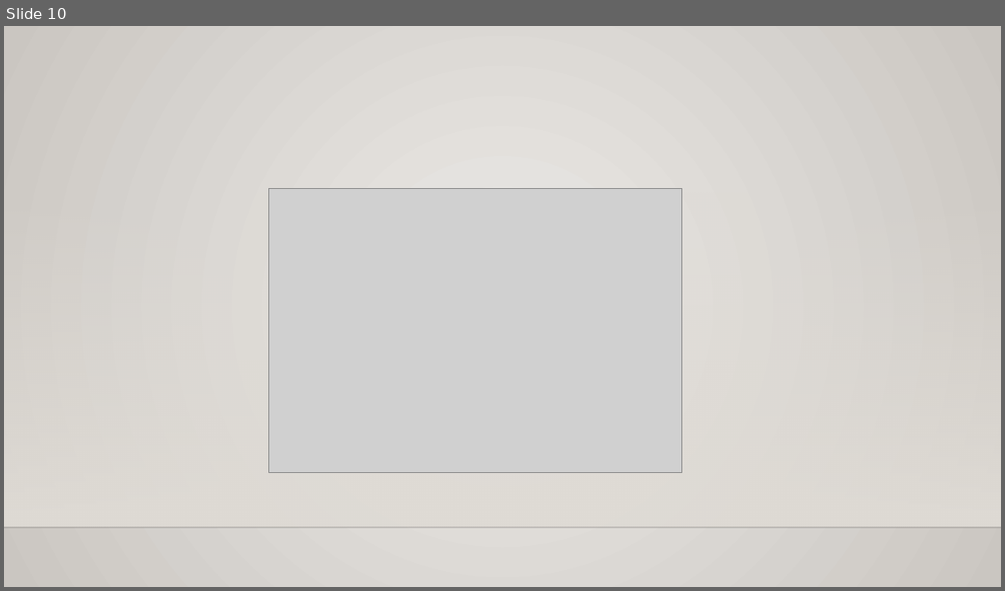
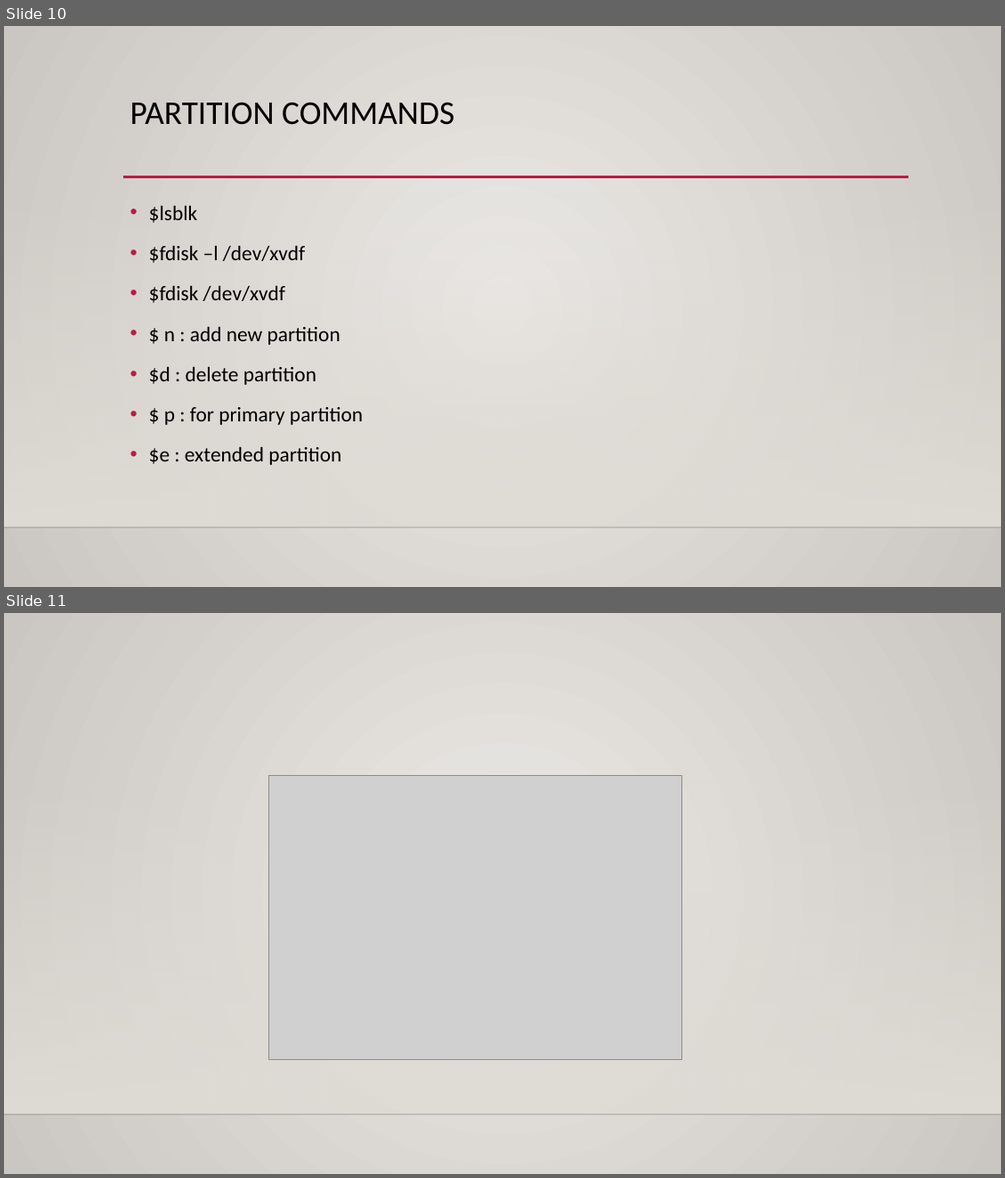
Before and after one commit to sushmithakongi/Infobell-Openshift-Daily-Work, a slide deck: Git And GitHub.pptx. Shown one above the other, each under a label of ours: slide 10 before the commit, slides 10 and 11 after it. The pictures are 1005x591 and 1005x1178 pixels, drawn with LibreOffice and Linux fonts; fonts in the diff are those of the drawing; grey boxes stand for pictures; background and template pictures are left out. Boxes give left, top, right and bottom in pixels: in the first picture for what was removed or moved away, otherwise in the second. Text is boxed around its words. In the diff, an @@ line names an element or a change of style, - is before the commit and + after.

```diff
--- a/Git And GitHub.pptx
+++ b/Git And GitHub.pptx
@@ slide 10 added at [4,26,1001,587], background gradient #ECEAE7 to #CAC7C1; not listed: 2 template elements that a slide beside it also shows @@
@@ title added at [130,102,454,125], 32 pt, text #000000 @@
+PARTITION COMMANDS
@@ line added from (123, 177) to (909, 177), #B71E42 2.5 pt @@
@@ text added at [149,205,363,465], 20 pt, text #000000 @@
+• $lsblk
+• $fdisk –l /dev/xvdf
+• $fdisk /dev/xvdf
+• $ n : add new partition
+• $d : delete partition
+• $ p : for primary partition
+• $e : extended partition
@@ what was slide 10 is now slide 11 @@
```
Also in this commit, not shown: 2 slides changed, 7 other slides added, 7 slides removed, 1 other file.
